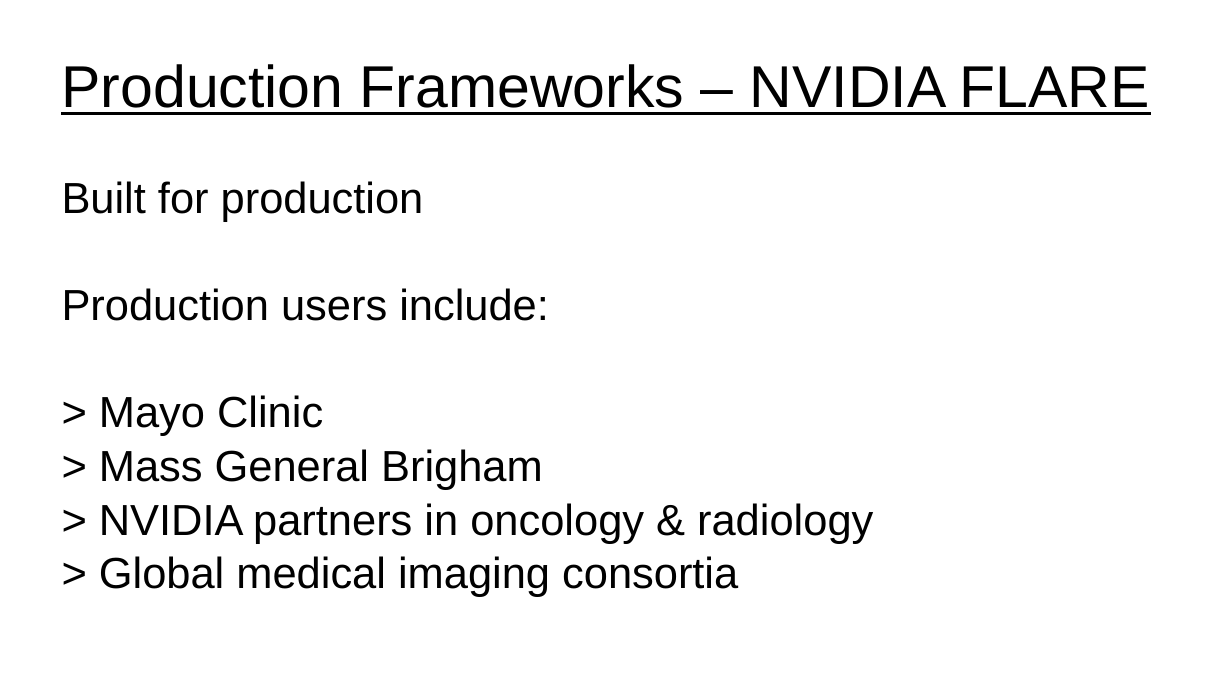
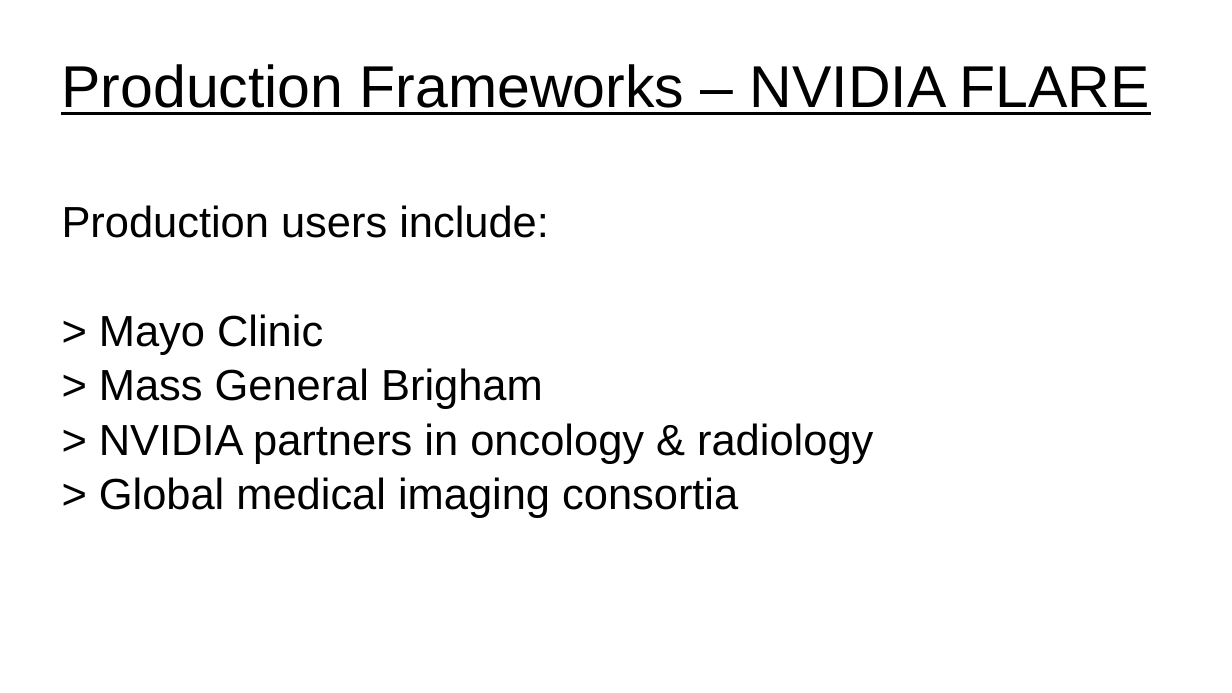
Before and after one commit to UVADS/distributed_computing, a slide deck: slide 21 of 07_distributed_model_training/federated_learning.ppt (slide 20 before the commit). Drawn at 1232x693 pixels with LibreOffice and Linux fonts; fonts in the diff are those of the drawing. Boxes give left, top, right and bottom in pixels: in the first picture for what was removed or moved away, otherwise in the second. Text is boxed around its words. In the diff, an @@ line names an element or a change of style, - is before the commit and + after.

Commit message:
added nvidia flare demo

```diff
--- a/07_distributed_model_training/federated_learning.ppt
+++ b/07_distributed_model_training/federated_learning.ppt
@@ text "Production users include:": place and size @@
-text "Production users include:" at (62,181,873,597)
+text "Production users include:" at (62,205,873,518)
@@ text at (62,181,424,222): paragraph removed @@
-Built for production
```
Also in this commit, not shown: 1 other slide changed, 5 slides added, 2 slides removed, 1 other file.
